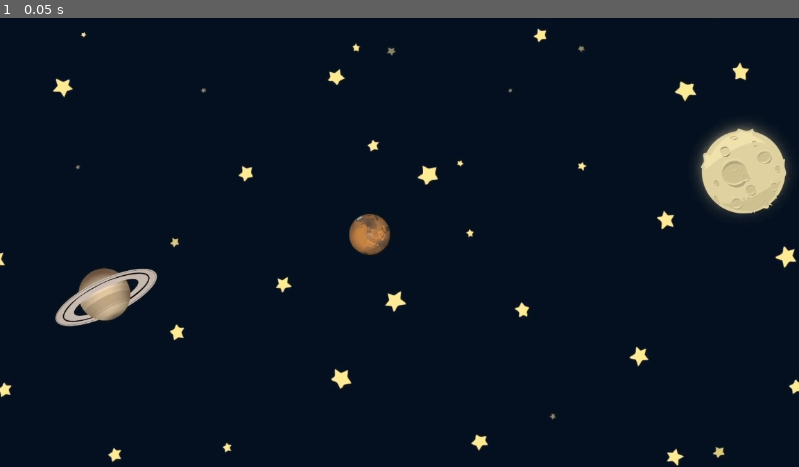
Above: before the commit, frame 1.
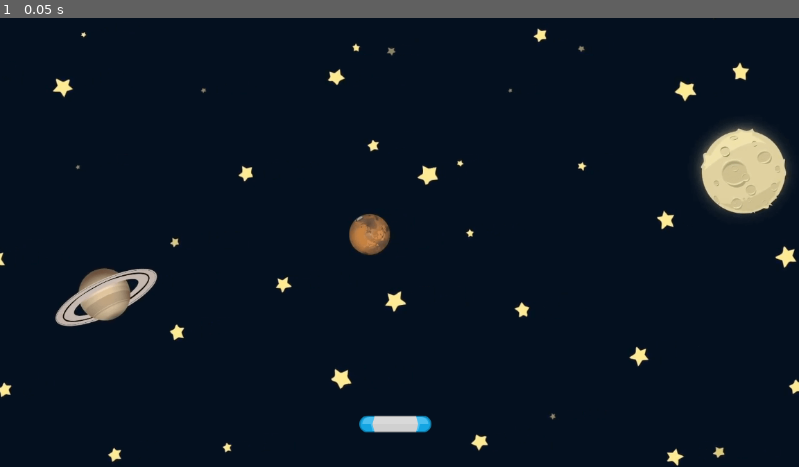
Above: after the commit, the same moment.

Repository: JaseBird/Gem-Catcher
Game: Godot game, scene res://scenes/game.tscn
Two runs of this game, one before a commit and one after it. Both use one fixed random seed, a clock stepped at 60 frames per second and the inputs below.
Inputs:
- Up to frame 1 (0.05 s): no input

The runs differ from the first frame. In frame 1, 0.3% of the frame differs, in the area x 44-55%, y 88-93%.

Commit message:
add paddle and gem scenes

Diff:
--- a/scenes/game.tscn
+++ b/scenes/game.tscn
@@ -1,6 +1,7 @@
-[gd_scene load_steps=2 format=3 uid="uid://tg5h4cbfpvrh"]
+[gd_scene load_steps=3 format=3 uid="uid://tg5h4cbfpvrh"]
 
 [ext_resource type="Texture2D" uid="uid://btcf6joaw1fap" path="res://assets/GameBg.png" id="1_87exp"]
+[ext_resource type="PackedScene" uid="uid://rvmrgdm87ltw" path="res://scenes/paddle.tscn" id="2_503eg"]
 
 [node name="Game" type="Node2D"]
 
@@ -8,3 +9,6 @@
 position = Vector2(570, 318)
 scale = Vector2(0.7, 0.7)
 texture = ExtResource("1_87exp")
+
+[node name="Paddle" parent="." instance=ExtResource("2_503eg")]
+position = Vector2(570, 586)
--- /dev/null
+++ b/scenes/gem.tscn
@@ -0,0 +1,17 @@
+[gd_scene load_steps=3 format=3 uid="uid://bis6nlaixdd85"]
+
+[ext_resource type="Texture2D" uid="uid://cqvudqi6es030" path="res://assets/element_red_diamond.png" id="1_tvyiu"]
+
+[sub_resource type="RectangleShape2D" id="RectangleShape2D_81o4d"]
+size = Vector2(35.3553, 35.3553)
+
+[node name="Gem" type="Area2D"]
+
+[node name="Sprite2D" type="Sprite2D" parent="."]
+texture = ExtResource("1_tvyiu")
+
+[node name="CollisionShape2D" type="CollisionShape2D" parent="."]
+position = Vector2(4.76837e-07, 7.15256e-07)
+rotation = 0.785398
+scale = Vector2(1, 1)
+shape = SubResource("RectangleShape2D_81o4d")
--- /dev/null
+++ b/scenes/paddle.tscn
@@ -0,0 +1,16 @@
+[gd_scene load_steps=3 format=3 uid="uid://rvmrgdm87ltw"]
+
+[ext_resource type="Texture2D" uid="uid://crqdydwgn6uix" path="res://assets/paddleBlu.png" id="1_x8pu8"]
+
+[sub_resource type="CapsuleShape2D" id="CapsuleShape2D_lhmdw"]
+radius = 12.0
+height = 104.0
+
+[node name="Paddle" type="Area2D"]
+
+[node name="Sprite2D" type="Sprite2D" parent="."]
+texture = ExtResource("1_x8pu8")
+
+[node name="CollisionShape2D" type="CollisionShape2D" parent="."]
+rotation = 1.5708
+shape = SubResource("CapsuleShape2D_lhmdw")
